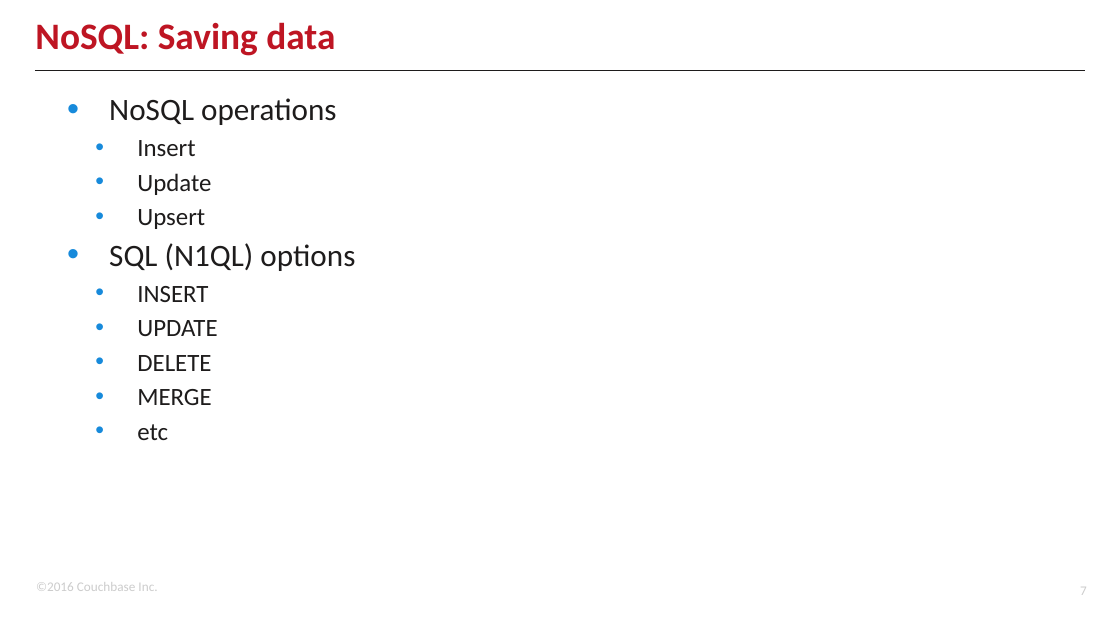
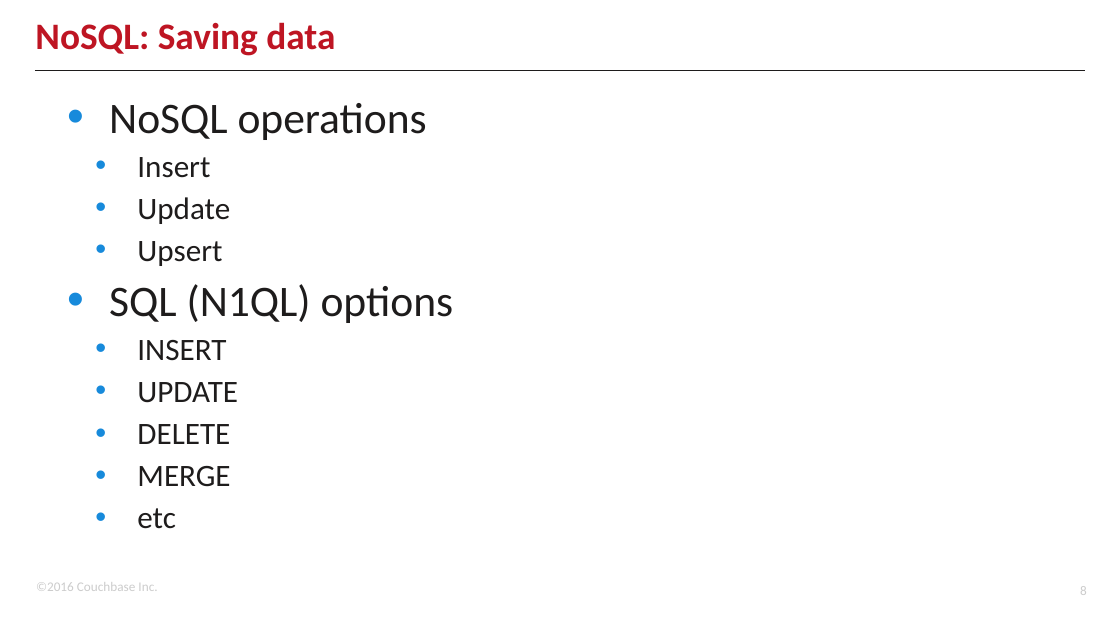
Before and after one commit to couchbaselabs/aspnet-nosql-workshop, a slide deck: slide 8 of 02/02.pptx (slide 7 before the commit). Drawn at 1120x630 pixels with LibreOffice and Linux fonts; fonts in the diff are those of the drawing; background and template pictures are left out. Boxes give left, top, right and bottom in pixels: in the first picture for what was removed or moved away, otherwise in the second. Text is boxed around its words. In the diff, an @@ line names an element or a change of style, - is before the commit and + after.

```diff
--- a/02/02.pptx
+++ b/02/02.pptx
@@ text "NoSQL operations" at (x1=109, y1=103, x2=454, y2=487): size 20 to 28 pt in "NoSQL operations", "SQL (N1QL) options"; size 16 to 20 pt in "Insert", "Update", "Upsert", "INSERT" and 4 more places @@
@@ page number at (x1=1080, y1=586, x2=1087, y2=595): text changed @@
-7
+8
```
Also in this commit, not shown: 5 other slides changed, 3 slides added, 1 other file.
